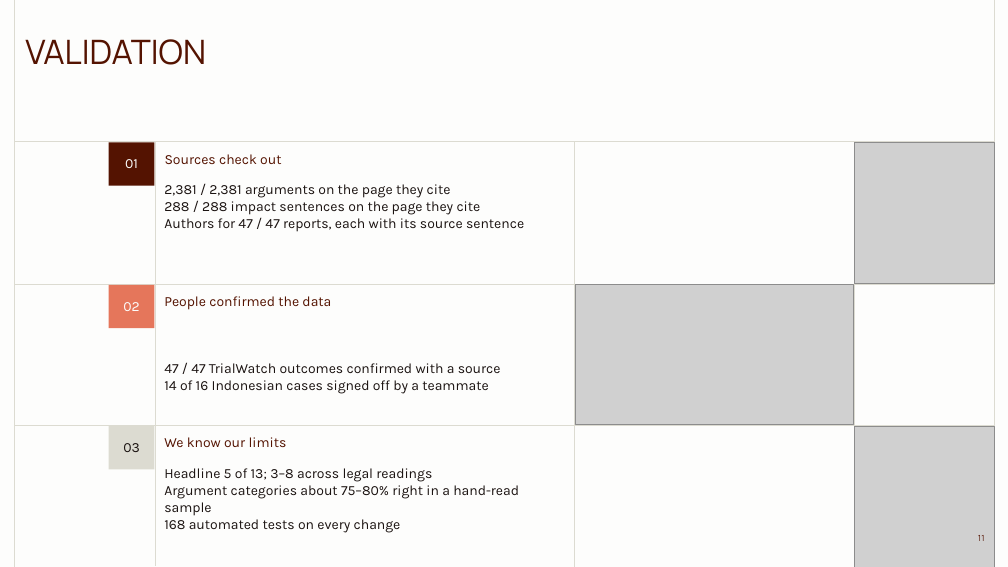
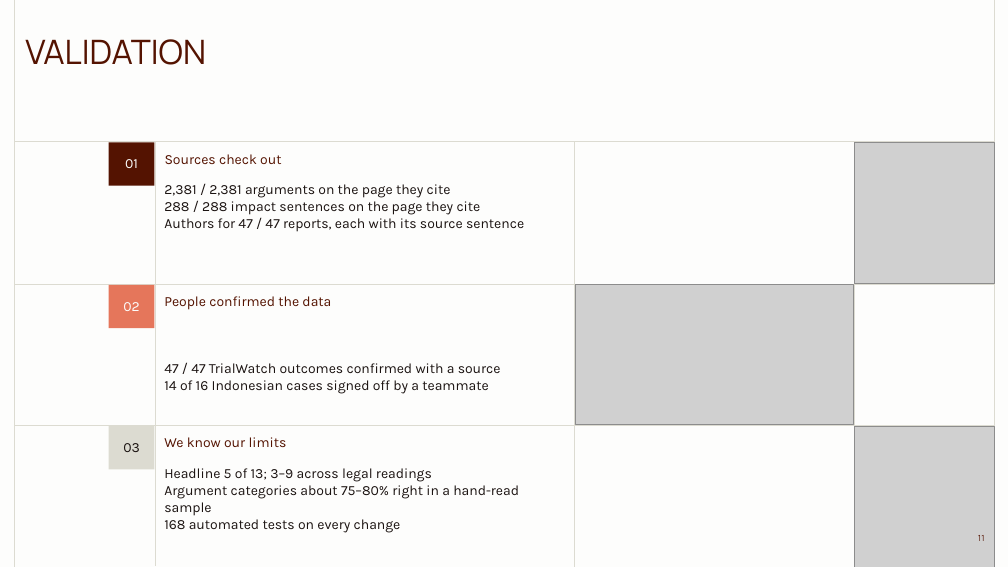
Before and after one commit to valentinasilva8/fairtrial-ai-hackathon, a slide deck: slide 11 of pitch/Precedent_and_Practice.pptx. Drawn at 1008x567 pixels with LibreOffice and Linux fonts; fonts in the diff are those of the drawing; grey boxes stand for pictures. Boxes give left, top, right and bottom in pixels: in the first picture for what was removed or moved away, otherwise in the second. Text is boxed around its words. In the diff, an @@ line names an element or a change of style, - is before the commit and + after.

```diff
--- a/pitch/Precedent_and_Practice.pptx
+++ b/pitch/Precedent_and_Practice.pptx
@@ text at bbox=[164, 468, 432, 482]: text changed @@
-Headline 5 of 13; 3–8 across legal readings
+Headline 5 of 13; 3–9 across legal readings
```
Also in this commit, not shown: 2 other slides changed.
